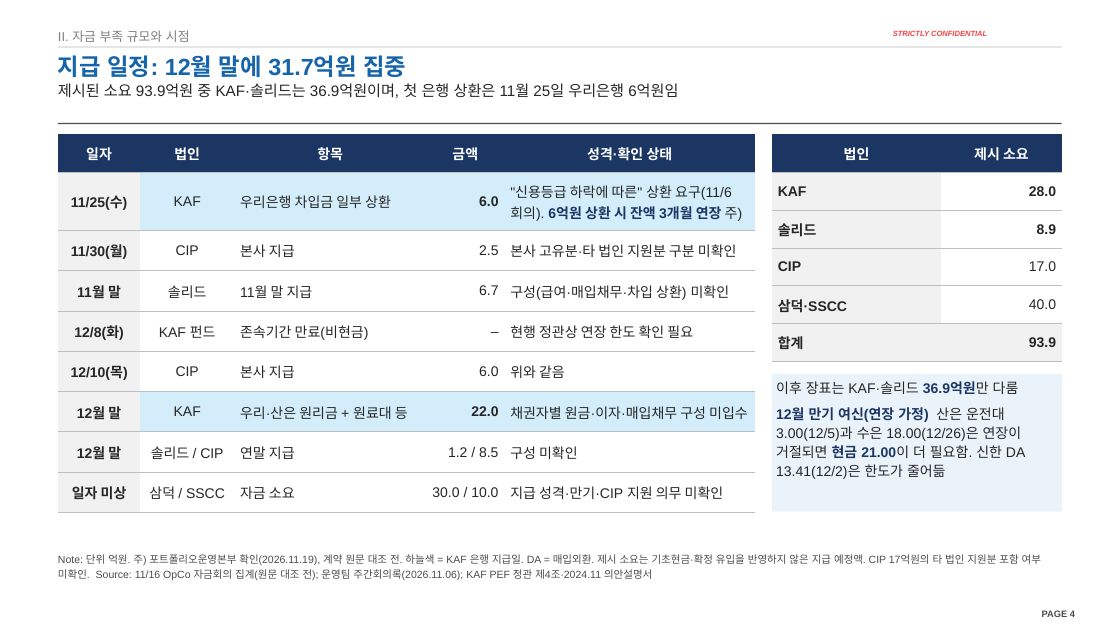
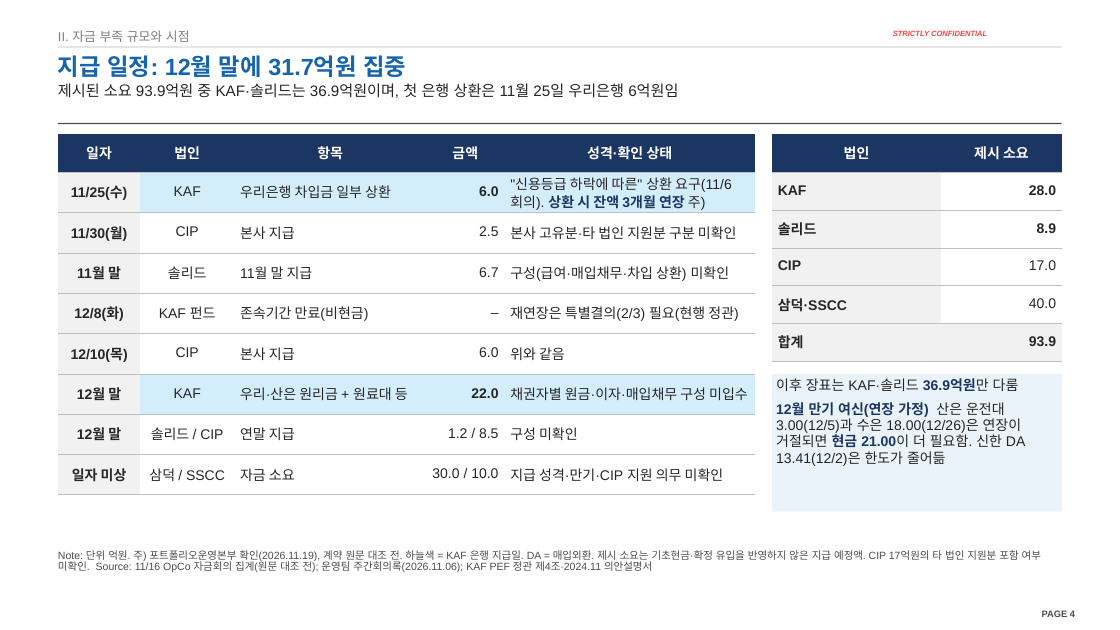
Before and after one commit to jogyesung/GS-Secretary, a slide deck: slide 4 of outputs/CIP_KAF_솔리드_자금조달차질_시나리오_20261120v3.pptx. Drawn at 1120x630 pixels with LibreOffice and Linux fonts; fonts in the diff are those of the drawing; background and template pictures are left out. Boxes give left, top, right and bottom in pixels: in the first picture for what was removed or moved away, otherwise in the second. Text is boxed around its words. In the diff, an @@ line names an element or a change of style, - is before the commit and + after.

```diff
--- a/outputs/CIP_KAF_솔리드_자금조달차질_시나리오_20261120v3.pptx
+++ b/outputs/CIP_KAF_솔리드_자금조달차질_시나리오_20261120v3.pptx
@@ table at box(58, 134, 755, 495) @@
@@ row 2, column 5: ""신용등급 하락에 따른" 상환 요구(11/6 회의). 6억원 상환 시 잔액 3개월 연장 주)" to ""신용등급 하락에 따른" 상환 요구(11/6 회의). 상환 시 잔액 3개월 연장 주)" @@
-row 5, column 5: 현행 정관상 연장 한도 확인 필요
+row 5, column 5: 재연장은 특별결의(2/3) 필요(현행 정관)
@@ line spacing 1.05 to 0.91 @@
@@ rectangle "이후 장표는 KAF·솔리드 36.9억원만 다룸" at box(772, 374, 1062, 512): line spacing 1.12 to 0.97 @@
@@ text "Note: 단위 억원. 주) 포트폴리오운영본부 ..." at box(58, 550, 1041, 572): line spacing 1.2 to 0.9 @@
```
Also in this commit, not shown: 22 other slides changed, 1 other file.
